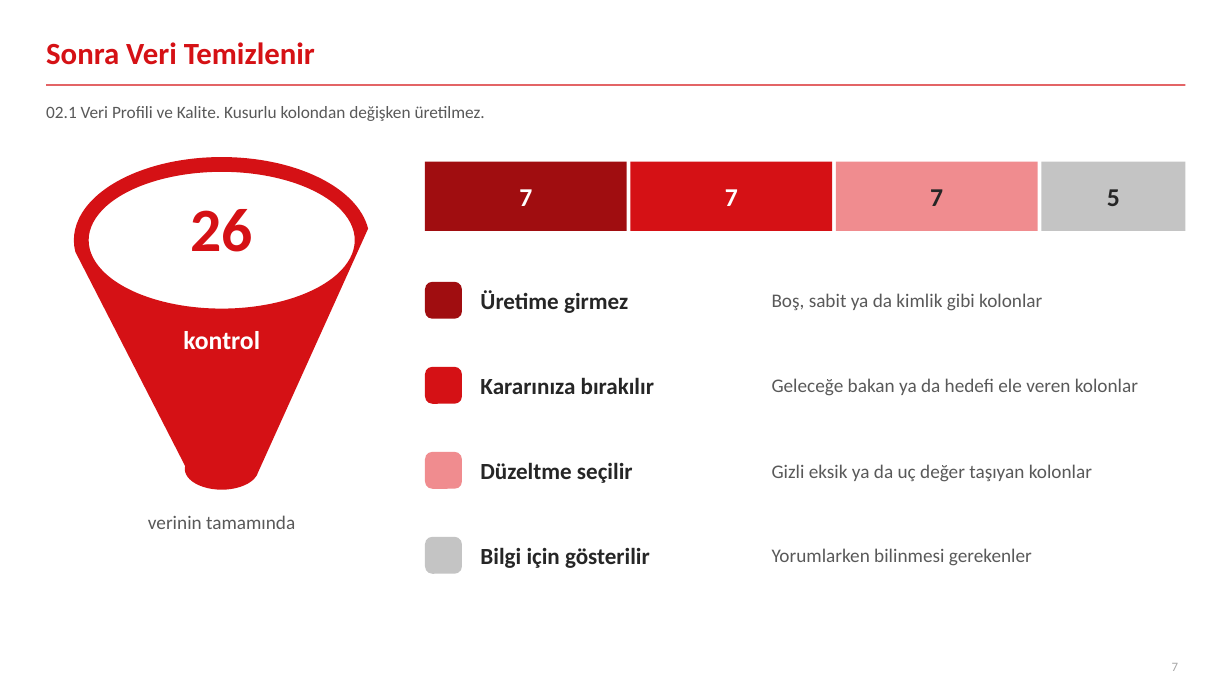
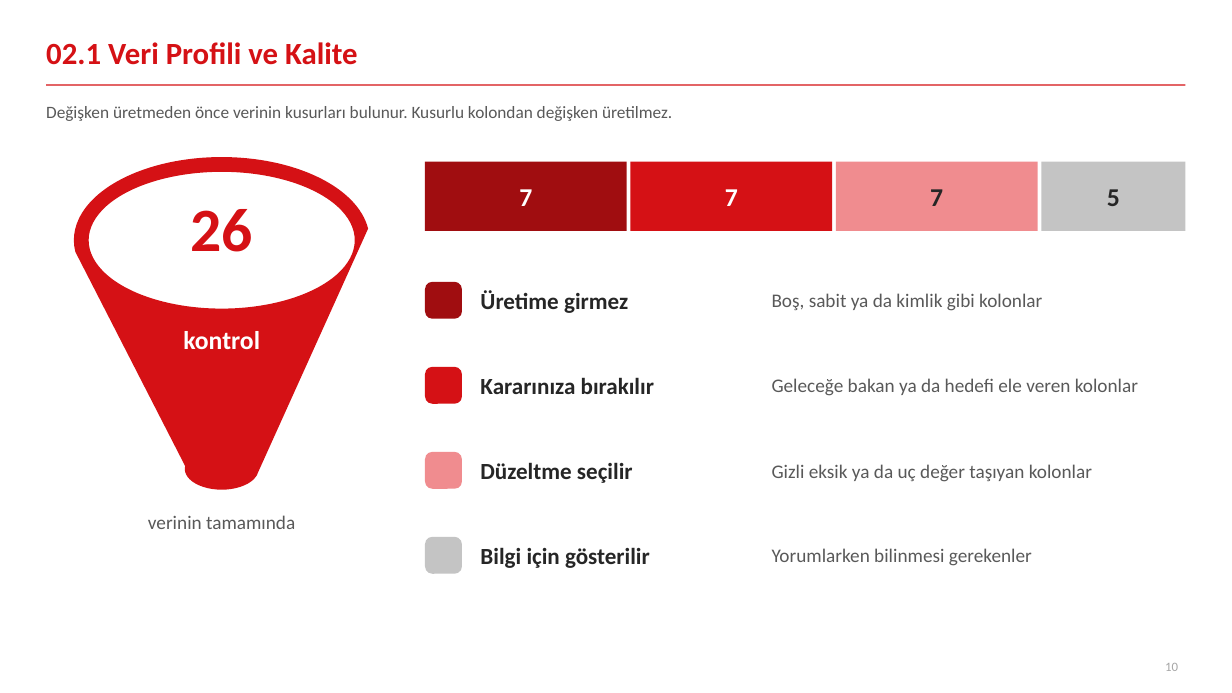
Before and after one commit to canmergen/amp, a slide deck: slide 10 of analitik_modelleme_platformu_GUNCEL/sunum/Platform_Sunum_Sade.pptx (slide 7 before the commit). Drawn at 1232x693 pixels with LibreOffice and Linux fonts; fonts in the diff are those of the drawing. Boxes give left, top, right and bottom in pixels: in the first picture for what was removed or moved away, otherwise in the second. Text is boxed around its words. In the diff, an @@ line names an element or a change of style, - is before the commit and + after.

```diff
--- a/analitik_modelleme_platformu_GUNCEL/sunum/Platform_Sunum_Sade.pptx
+++ b/analitik_modelleme_platformu_GUNCEL/sunum/Platform_Sunum_Sade.pptx
@@ title at (46,42,358,65): text changed @@
-Sonra Veri Temizlenir
+02.1 Veri Profili ve Kalite
@@ text at (46,106,672,121): text changed @@
-02.1 Veri Profili ve Kalite. Kusurlu kolondan değişken üretilmez.
+Değişken üretmeden önce verinin kusurları bulunur. Kusurlu kolondan değişken üretilmez.
@@ page number at (1165,663,1178,671): text changed @@
-7
+10
```
Also in this commit, not shown: 3 other slides changed, 9 slides added, 3 slides removed, 1 other file.
